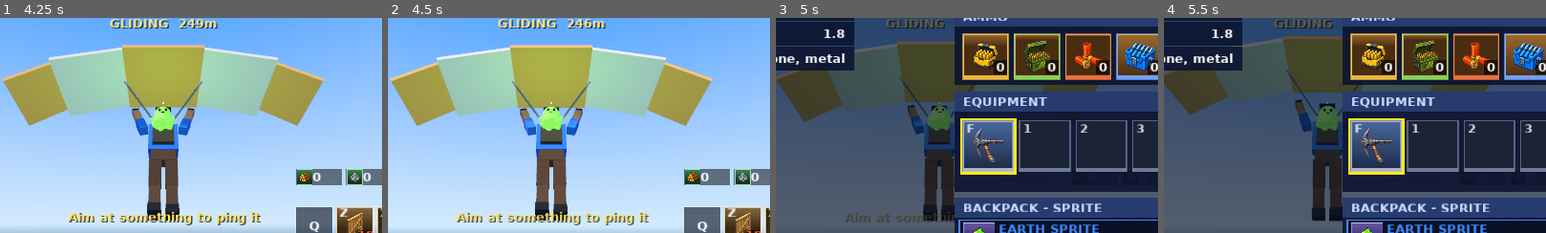
Above: before the commit, frames 1-4 (left to right).
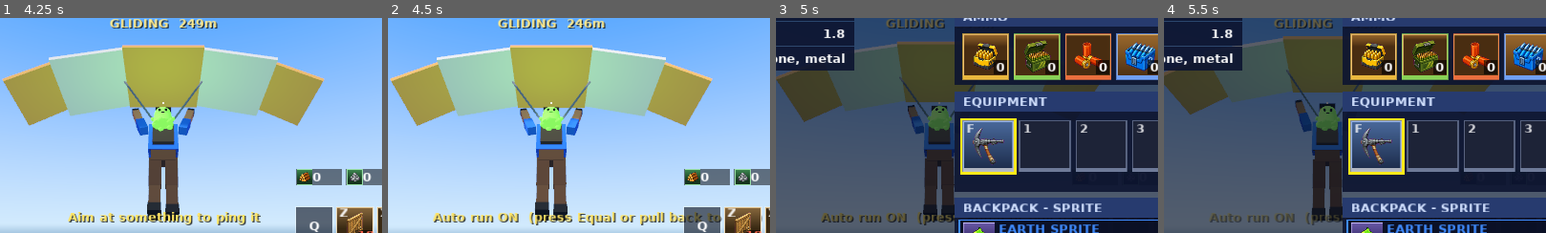
Above: after the commit, the same moments.

Repository: CoderVLSI/fortnite-claude
Game: Godot game, scene res://scenes/Main.tscn
Same seed, same stepped clock (60 frames per second), same inputs: the game is played once before the commit and once after it.
Inputs (mouse positions are % of the whole screen's width and height, from its top left):
- Up to frame 1 (4.25 s): tap E (interact) at 0.5 s; move the mouse to (72, 45) at 0.52 s; hold D (move_right) 0.53-1.25 s; hold B (emote) 0.53-1.25 s; tap G (edit) at 0.6 s; click (72, 45) at 0.67 s; tap Space (jump) at 0.77, 1.07, 2, 2.27, 2.57, 3.77, 4.07 s; click "PLAY" at 1.25 s; move the mouse to (45, 50) at 2.02 s; hold W (move_forward) from 2.03 s (still down); tap B (emote) at 2.1 s; click (45, 50) at 2.17 s; tap Y (last_item) at 2.3, 2.85 s; move the mouse to (52, 48) at 2.77 s; click (52, 48) at 2.92 s; tap T (ping) at 3.05, 3.6 s; move the mouse to (49, 52) at 3.52 s; click (49, 52) at 3.67 s; tap H (quick_heal) at 3.8 s
- Up to frame 2 (4.5 s): keep holding W (move_forward); move the mouse to (57, 51) at 4.27 s; hold = (auto_run, bound only after the commit) from 4.28 s (still down); tap H (quick_heal) at 4.35 s; click (57, 51) at 4.42 s
- Up to frame 3 (5 s): keep holding W (move_forward); keep holding = (auto_run, bound only after the commit); tap Space (jump) at 4.52, 4.82 s; tap Tab (inventory) at 4.9 s
- Up to frame 4 (5.5 s): release W (move_forward) at 5 s; release = (auto_run, bound only after the commit) at 5 s; drag from (50, 50) to (35, 25) at 5.02 s
The pictures show only the part of the screen within x 29-79%, y 30-80%; the shares and areas given below are measured in that part.

Frame 1 is identical in both runs. In frame 2, 2.5% of the frame differs, in the area x 11-98%, y 90-97%; in frame 3, 0.9%; in frame 4, 0.7%.

Commit message:
Auto run on the = key (PC), rebindable, with a toast

Diff:
--- a/scripts/Controls.gd
+++ b/scripts/Controls.gd
@@ -48,7 +48,7 @@
 	["slot_1", "Item Slot 1"], ["slot_2", "Item Slot 2"], ["slot_3", "Item Slot 3"], ["slot_4", "Item Slot 4"], ["slot_5", "Item Slot 5"],
 	["build_toggle", "Build Mode"], ["build_wall", "Build: Wall"], ["build_floor", "Build: Floor"],
 	["build_ramp", "Build: Ramp"], ["build_roof", "Build: Roof"],
-	["edit", "Edit Build Piece"], ["edit_reset", "Reset Edit"], ["inventory", "Inventory"], ["map", "Map"], ["emote", "Emote"], ["ping", "Ping"], ["quick_heal", "Quick Heal"], ["last_item", "Previous Item"],
+	["edit", "Edit Build Piece"], ["edit_reset", "Reset Edit"], ["inventory", "Inventory"], ["map", "Map"], ["emote", "Emote"], ["ping", "Ping"], ["quick_heal", "Quick Heal"], ["last_item", "Previous Item"], ["auto_run", "Auto Run (toggle)"],
 ]
 
 # Default keyboard / mouse bindings: action -> [[type, code], ...] with type "key" or "mouse".
@@ -61,7 +61,7 @@
 	"slot_1": [["key", KEY_1]], "slot_2": [["key", KEY_2]], "slot_3": [["key", KEY_3]], "slot_4": [["key", KEY_4]], "slot_5": [["key", KEY_5]],
 	"build_toggle": [["key", KEY_Q]], "build_wall": [["key", KEY_Z]], "build_floor": [["key", KEY_X]],
 	"build_ramp": [["key", KEY_C]], "build_roof": [["key", KEY_V]],
-	"edit": [["key", KEY_G]], "edit_reset": [["mouse", BUTTON_R …(167 unchanged characters)…  KEY_H]], "last_item": [["key", KEY_Y]],
+	"edit": [["key", KEY_G]], "edit_reset": [["mouse", BUTTON_R …(167 unchanged characters)…  KEY_H]], "last_item": [["key", KEY_Y]], "auto_run": [["key", KEY_EQUAL]],
 }
 
 
@@ -286,6 +286,8 @@
 
 
 func _input(event: InputEvent) -> void:
+	if event.is_action_pressed("auto_run") and not event.is_echo() and not menu_open and not (event is InputEventMouseMotion):
+		set_auto_run(not auto_run)          # the = key (rebindable): keep running forward until you press it again or pull back
 	# Remember which kind of device was used last: the HUD hints and the pointer emulation follow it.
 	if event is InputEventJoypadButton:
 		if event.pressed:
--- a/scripts/HUD.gd
+++ b/scripts/HUD.gd
@@ -328,6 +328,7 @@
 	touch.connect("edit_pressed", self, "try_edit")
 	touch.connect("emote_pressed", emote_wheel, "open_touch")
 	touch.connect("ping_pressed", self, "_on_ping_pressed")
+	Controls.connect("auto_toggled", self, "_on_auto_toggled")
 	touch.connect("piece_pressed", self, "_on_piece_pressed")
 	touch.connect("material_pressed", self, "_on_material_pressed")
 	root.add_child(touch)
@@ -549,6 +550,17 @@
 		Controls.capture_mouse(true)
 
 
+var _auto_run_shown := false
+
+
+func _on_auto_toggled() -> void:
+	if Controls.auto_run == _auto_run_shown:
+		return                                   # it was AUTO FIRE that changed
+	_auto_run_shown = Controls.auto_run
+	if player != null and not player.is_dead:
+		show_toast("Auto run ON  (press %s or pull back to stop)" % Controls.key_label("auto_run") if Controls.auto_run else "Auto run off")
+
+
 func _on_ping_pressed() -> void:
 	if world != null:
 		world.player_ping()
--- a/tests/qol_test.gd
+++ b/tests/qol_test.gd
@@ -196,6 +196,16 @@
 	settings.set_pref("minimap_rotate", false)
 	p.rotation.y = 0.0
 
+	# ---- the = key toggles auto run on a PC
+	check(controls.key_label("auto_run") == "Equal" or controls.key_label("auto_run") == "=", "auto run is on the = key (%s)" % controls.key_label("auto_run"))
+	_act("auto_run", true)
+	yield(create_timer(0.2), "timeout")
+	_act("auto_run", false)
+	check(controls.auto_run, "pressing it turns auto run on")
+	_act("auto_run", true)
+	yield(create_timer(0.2), "timeout")
+	_act("auto_run", false)
+	check(not controls.auto_run, "and again turns it off")
 	# ---- phones: auto run
 	controls.set_auto_run(true)
 	check(controls.get_move().y == -1.0, "auto run holds forward")
